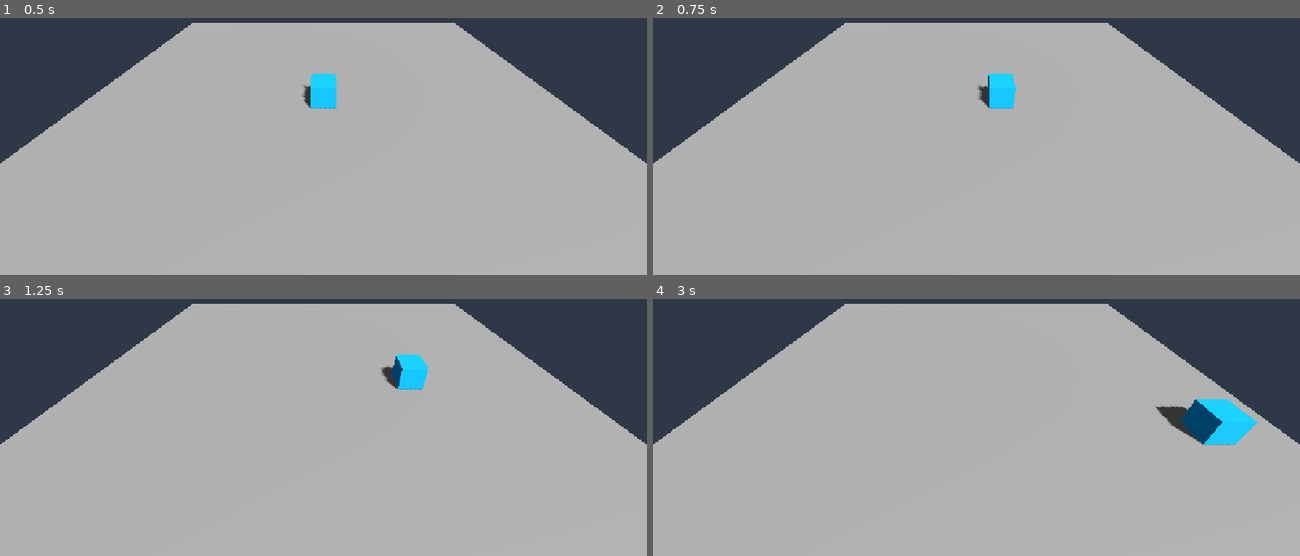
Above: before the commit, frames 1-4 (two rows, left to right).
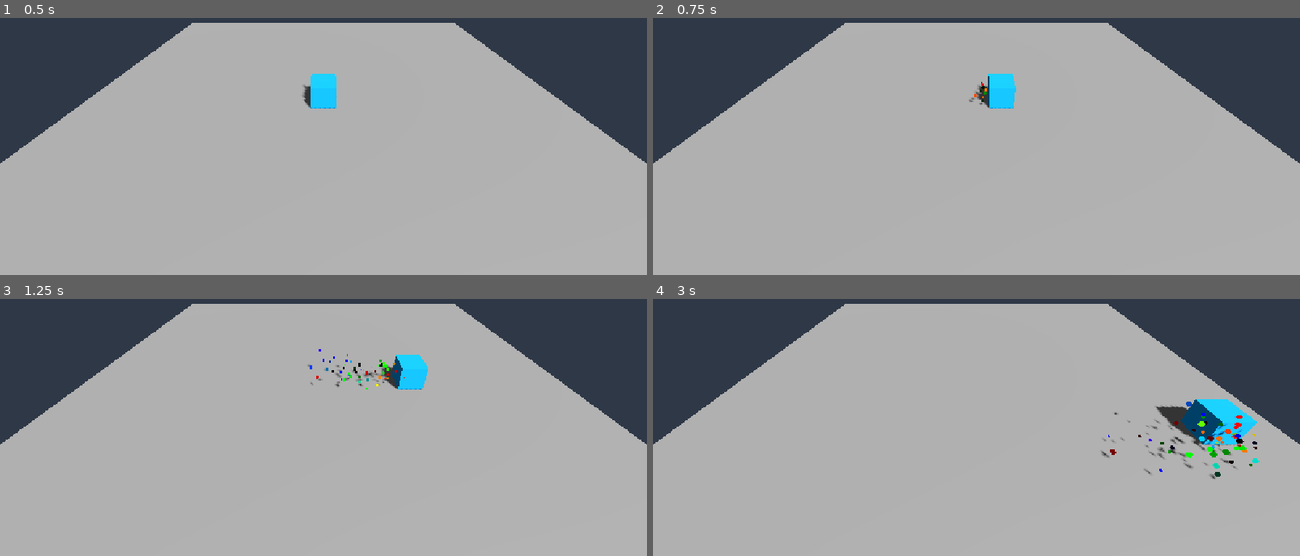
Above: after the commit, the same moments.

Repository: Phuc-1234/a-new-start
Game: Godot game, scene res://main_3d.tscn
Same seed, same stepped clock (60 frames per second), same inputs: the game is played once before the commit and once after it.
Inputs:
- Up to frame 1 (0.5 s): no input
- Up to frame 2 (0.75 s): tap Enter at 0.5 s; hold D from 0.53 s (still down)
- Up to frame 3 (1.25 s): keep holding D
- Up to frame 4 (3 s): release D at 1.28 s; hold S 1.28-2.03 s; hold D 2.03-2.78 s; hold W from 2.78 s (still down)

Frame 1 is identical in both runs. In frame 2, less than 0.1% of the frame differs, in the area x 48-52%, y 24-34%; in frame 3, 0.3%; in frame 4, 0.8%, in the area x 69-94%, y 39-71%.

Commit message:
prismatic particle

Diff:
--- a/main_3d.tscn
+++ b/main_3d.tscn
@@ -23,6 +23,18 @@
 background_color = Color(0.18, 0.22, 0.28, 1.0)
 ambient_light_source = 2
 ambient_light_color = Color(0.4, 0.4, 0.4, 1.0)
+
+[sub_resource type="Gradient" id="Gradient_prismatic"]
+offsets = PackedFloat32Array(0, 0.17, 0.33, 0.5, 0.67, 0.83, 1)
+colors = PackedColorArray(1, 0, 0, 1, 1, 0.5, 0, 1, 1, 1, 0, 1, 0, 1, 0, 1, 0, 1, 1, 1, 0, 0, 1, 1, 1, 0, 1, 0)
+
+[sub_resource type="StandardMaterial3D" id="StandardMaterial3D_particle"]
+shading_mode = 0
+vertex_color_use_as_albedo = true
+
+[sub_resource type="BoxMesh" id="BoxMesh_particle"]
+material = SubResource("StandardMaterial3D_particle")
+size = Vector3(0.1, 0.1, 0.1)
 
 [node name="Main3D" type="Node3D"]
 
@@ -54,3 +66,23 @@
 
 [node name="MeshInstance3D" type="MeshInstance3D" parent="Player"]
 mesh = SubResource("BoxMesh_player")
+
+[node name="TrailParticles" type="CPUParticles3D" parent="Player"]
+emitting = false
+amount = 60
+lifetime = 0.7
+local_coords = false
+mesh = SubResource("BoxMesh_particle")
+emission_shape = 1
+emission_sphere_radius = 0.6
+direction = Vector3(0, 1, 0)
+spread = 180.0
+gravity = Vector3(0, 1.2, 0)
+initial_velocity_min = 1.2
+initial_velocity_max = 2.8
+damping_min = 1.5
+damping_max = 2.5
+scale_amount_min = 0.4
+scale_amount_max = 1.0
+color_ramp = SubResource("Gradient_prismatic")
+color_initial_ramp = SubResource("Gradient_prismatic")
--- a/player_3d.gd
+++ b/player_3d.gd
@@ -1,6 +1,8 @@
 extends CharacterBody3D
 
 @export var speed: float = 5.0
+
+@onready var trail_particles: CPUParticles3D = $TrailParticles
 
 
 func _physics_process(delta: float) -> void:
@@ -26,3 +28,6 @@
 		velocity.z = move_toward(velocity.z, 0.0, speed)
 
 	move_and_slide()
+
+	if trail_particles:
+		trail_particles.emitting = velocity.length_squared() > 0.1
Not shown: 1 places in main_3d.tscn that only renumber resources
